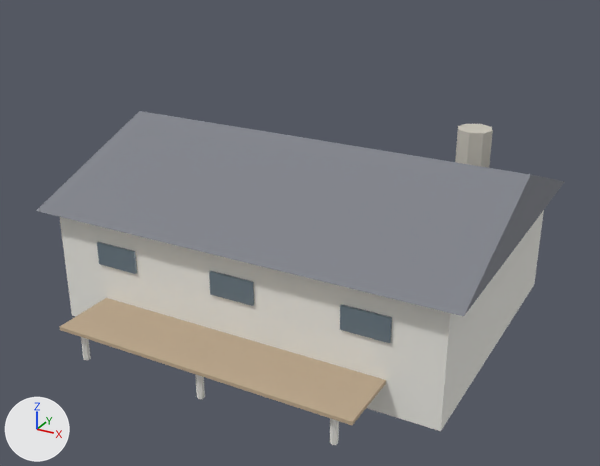
Renders of the glTF model assets/models/environment/temperate/Farmhouse.glb from each side of a commit.
Both versions are drawn from a 50 mm lens placed at (7.38, -13.93, 8.46), pointed at (0.2, -0.87, 1.93). Lighting does not change. The marker at lower left points along +X, +Y and +Z. The picture after the commit comes second. Vertices at exactly the same position are counted once.

Names of what the first picture shows: 'Chimney', 'House', 'Porch', 'Roof', 'Window', 'Window.001', 'Window.002' and 3 more.
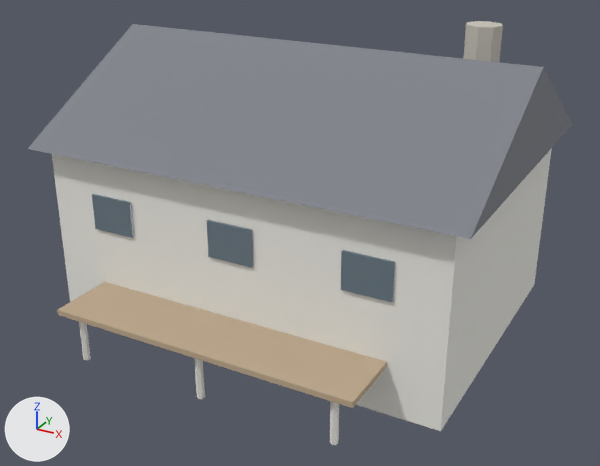
Patch to the scene script:
```diff
--- a/assets/models/environment/temperate/Farmhouse.glb.py
+++ b/assets/models/environment/temperate/Farmhouse.glb.py
@@ me_cylinder_005 @@
-me_cylinder_005.from_pydata(...)  # 16 vertices, 28 faces; spans x 2.45..3.15, y 1.15..1.85, z 2.793..3.8
+me_cylinder_005.from_pydata(...)  # 16 vertices, 28 faces; spans x 2.45..3.15, y 1.15..1.85, z 4.263..5.8
+# me_cylinder_005 part 1: all 8 vertices in x 2.45..3.15, y 1.15..1.85, z 3.8 are moved by (0.0, 0.0, 2.0)
+# other edits to the shape of me_cylinder_005 do not show in these pictures
 me_cylinder_005.materials.append(mat_field_stone)
@@ me_cube_003 @@
-me_cube_003.from_pydata(...)  # 8 vertices, 12 faces; spans x -4.0..4.0, y -3.0..3.0, z 0.0..2.38
+me_cube_003.from_pydata(...)  # 8 vertices, 12 faces; spans x -4.0..4.0, y -3.0..3.0, z 0.0..3.63
+# me_cube_003 part 2: the whole mesh is scaled about the mesh origin by (1, 1, 1.53)
 me_cube_003.materials.append(mat_white_trim)
@@ me_cube_004 @@
-me_cube_004.from_pydata(...)  # 8 vertices, 12 faces; spans x -3.0..3.0, y -4.3..-2.9, z 0.61..0.68
+me_cube_004.from_pydata(...)  # 8 vertices, 12 faces; spans x -3.0..3.0, y -4.3..-2.9, z 0.93..1.03
+# me_cube_004 part 3: the whole mesh is scaled about the mesh origin by (1, 1, 1.53)
 me_cube_004.materials.append(mat_sawn_timber)
@@ me_roof @@
-me_roof.from_pydata(...)  # 6 vertices, 6 faces; spans x -4.3..4.3, y -3.3..3.3, z 2.38..3.57
+me_roof.from_pydata(...)  # 6 vertices, 6 faces; spans x -4.3..4.3, y -3.3..3.3, z 3.63..5.45
+# me_roof part 4: the whole mesh is scaled about its middle by (1, 1, 1.53), then moved by (0.0, 0.0, 1.57)
 me_roof.materials.append(mat_slate_roof)
@@ me_cube_005 @@
-me_cube_005.from_pydata(...)  # 8 vertices, 12 faces; spans x -3.05..-2.15, y -3.045..-2.995, z 1.419..1.877
+me_cube_005.from_pydata(...)  # 8 vertices, 12 faces; spans x -3.05..-2.15, y -3.045..-2.995, z 2.166..2.865
+# me_cube_005 part 5
+for i in [0, 2, 4, 6]: me_cube_005.vertices[i].co += Vector((0.0, 0.0, 0.747))
+for i in [1, 3, 5, 7]: me_cube_005.vertices[i].co += Vector((0.0, 0.0, 0.988))
 me_cube_005.materials.append(mat_window_glass)
@@ me_cube_006 @@
-me_cube_006.from_pydata(...)  # 8 vertices, 12 faces; spans x -0.45..0.45, y -3.045..-2.995, z 1.419..1.877
+me_cube_006.from_pydata(...)  # 8 vertices, 12 faces; spans x -0.45..0.45, y -3.045..-2.995, z 2.166..2.865
+# me_cube_006 part 6
+for i in [0, 2, 4, 6]: me_cube_006.vertices[i].co += Vector((0.0, 0.0, 0.747))
+for i in [1, 3, 5, 7]: me_cube_006.vertices[i].co += Vector((0.0, 0.0, 0.988))
 me_cube_006.materials.append(mat_window_glass)
@@ me_cube_007 @@
-me_cube_007.from_pydata(...)  # 8 vertices, 12 faces; spans x 2.15..3.05, y -3.045..-2.995, z 1.419..1.877
+me_cube_007.from_pydata(...)  # 8 vertices, 12 faces; spans x 2.15..3.05, y -3.045..-2.995, z 2.166..2.865
+# me_cube_007 part 7
+for i in [0, 2, 4, 6]: me_cube_007.vertices[i].co += Vector((0.0, 0.0, 0.747))
+for i in [1, 3, 5, 7]: me_cube_007.vertices[i].co += Vector((0.0, 0.0, 0.988))
 me_cube_007.materials.append(mat_window_glass)
```

What differs and where, as boxes [x1, y1, x2, y2] in the pictures (600 x 466 px; the box of a moved part takes in the faces that stretch with it):
'Roof', rescaled
    before: [36, 111, 564, 316]
    after: [28, 24, 573, 239]
'House', rescaled
    before: [60, 210, 544, 431]
    after: [52, 148, 552, 431]
'Porch', moved
    before: [59, 298, 386, 425]
    after: [57, 282, 387, 408]
'Chimney', reshaped
    before: [455, 124, 493, 168]
    after: [463, 21, 503, 62]
part 5 of me_cube_005, moved or reshaped
    before: [97, 242, 137, 274]
    after: [92, 194, 134, 238]
part 6 of me_cube_006, moved or reshaped
    before: [209, 271, 254, 306]
    after: [207, 220, 253, 268]
part 7 of me_cube_007, moved or reshaped
    before: [340, 304, 392, 343]
    after: [341, 250, 395, 302]
